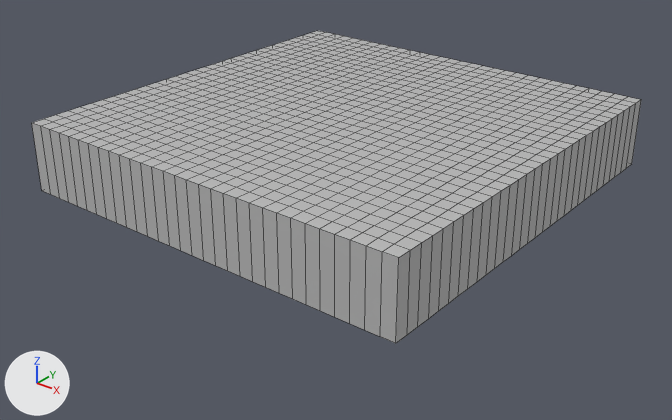
Before and after pictures for a commit that changed the FBX model Assets/[Game]/Graphics/3DGraphics/Environment/EnvironmentA/FBX/Start_Platform.fbx.
The view is the same before and after, from a camera (50 mm lens) standing at (37.6, -48.1, 21.9) and looking at (0.4, -1.6, -6.9). Lighting does not change. The marker at lower left points along +X, +Y and +Z. Mesh edges are drawn as thin lines. Where no turn or scale is listed for an object, it has been applied to the vertices.

Names of what the first picture shows: 'Start_Platform'.
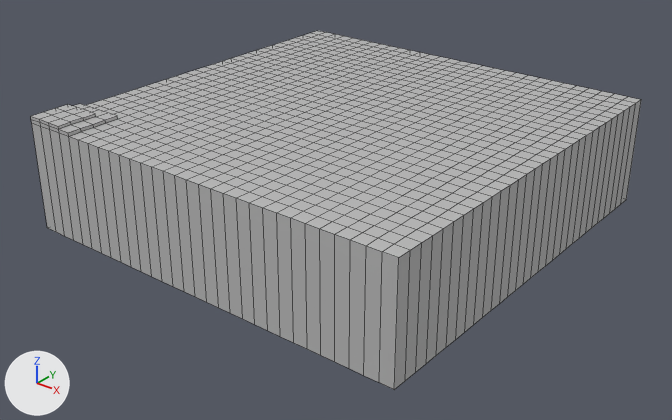
What differs and where, as boxes [x1, y1, x2, y2] in the pictures (672 x 420 px):
'Start_Platform', reshaped (15% taller)
    before: [32, 31, 641, 343]
    after: [31, 31, 641, 390]
part 1 of me_mesh, built on
    before: [32, 100, 641, 343]
    after: [31, 100, 641, 390]

The change in detail:
Material 'Material #119' (mat_material__119) is new.
Its base color is (0.5, 0.5, 0.5) (grey #bcbcbc).
Its roughness is 0.0.
Material 'Material #132' (mat_material__132) is new.
Its base color is (0.5, 0.5, 0.5) (grey #bcbcbc).
Its roughness is 0.0.
Material 'Material #145' (mat_material__145) is new.
Its base color is (0.5, 0.5, 0.5) (grey #bcbcbc).
Its roughness is 0.0.
me_mesh is used by ob_start_platform; location (0.0, 0.0, 0.0).
me_mesh had 1081 vertices, 1020 faces and spanned x -15.0..15.0, y -15.0..15.0, z -5.0..0.0.
me_mesh now has 1109 vertices, 1048 faces and spans x -15.0..15.0, y -15.0..15.0, z -7.9..0.5.
Part 1, on me_mesh:
5 vertices are removed from x -14.0..-12.0, y -14.0..-12.0, z 0.0.
16 faces are deleted.
120 vertices in x -15.0..15.0, y -15.0..15.0, z -5.0 move by (0.0, 0.0, -2.9).
4 vertices move from x -14.0..-12.0, y -14.0..-12.0, z 0.0 to x -15.0..-11.0, y -15.0..-11.0, z 0.2.
33 vertices are added at x -15.0..-11.0, y -15.0..-11.0, z 0.2..0.5.
44 new faces join them, mat_material__145 (grey #bcbcbc).
me_mesh now uses material mat_material__119 (grey #bcbcbc).
me_mesh now uses material mat_material__132 (grey #bcbcbc).
me_mesh now uses material mat_material__145 (grey #bcbcbc).
